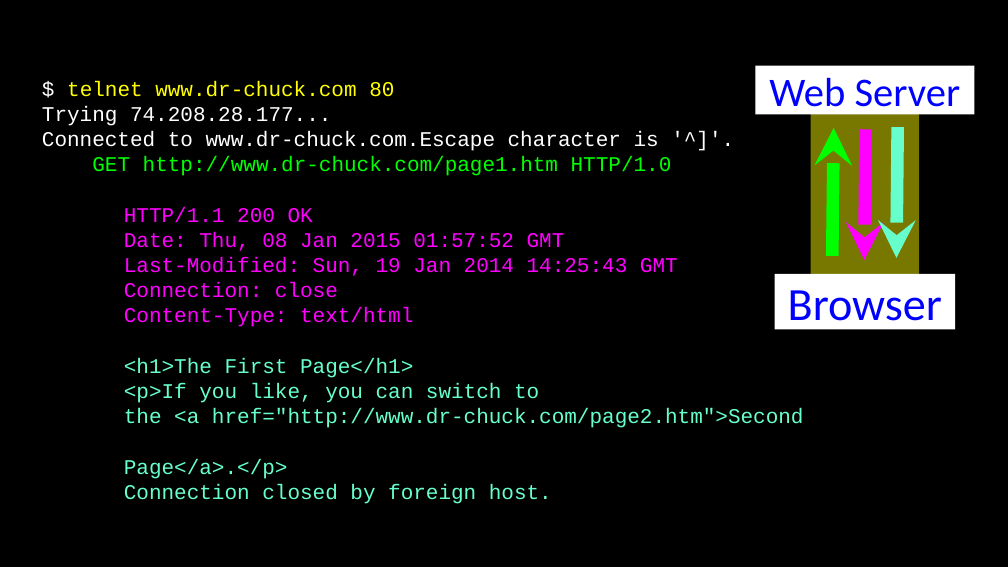
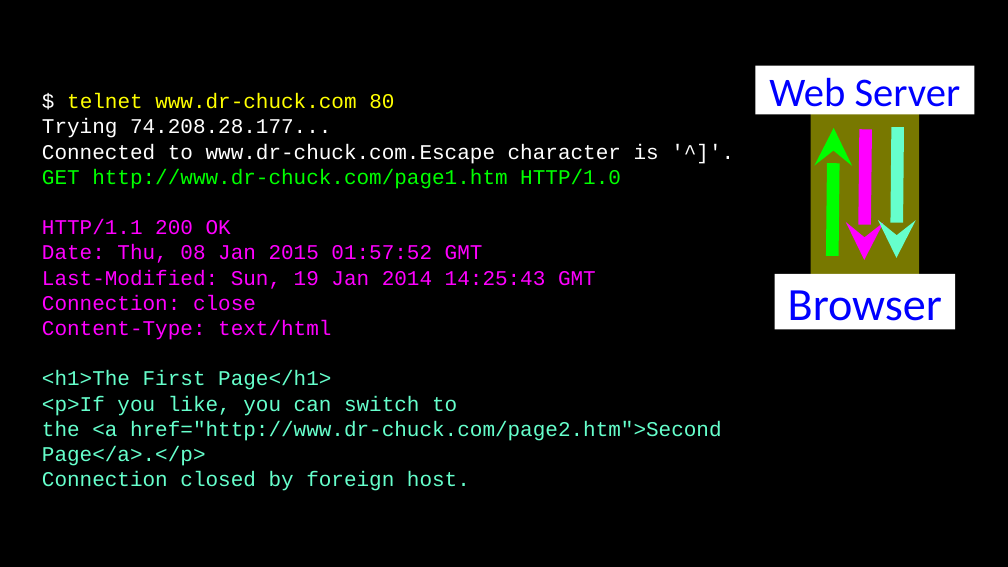
Before and after one commit to csev/wa4e, a slide deck: slide 15 of lectures/Web-01-HTTP.ppt. Drawn at 1008x567 pixels with LibreOffice and Linux fonts; fonts in the diff are those of the drawing. Boxes give left, top, right and bottom in pixels: in the first picture for what was removed or moved away, otherwise in the second. Text is boxed around its words. In the diff, an @@ line names an element or a change of style, - is before the commit and + after.

```diff
--- a/lectures/Web-01-HTTP.ppt
+++ b/lectures/Web-01-HTTP.ppt
@@ text at [42, 169, 621, 189]: list level 2 to 1 in "GET http://www.dr-chuck.com/page1.htm HTTP/1.0" @@
```
Also in this commit, not shown: 4 other slides changed, 4 other files.
